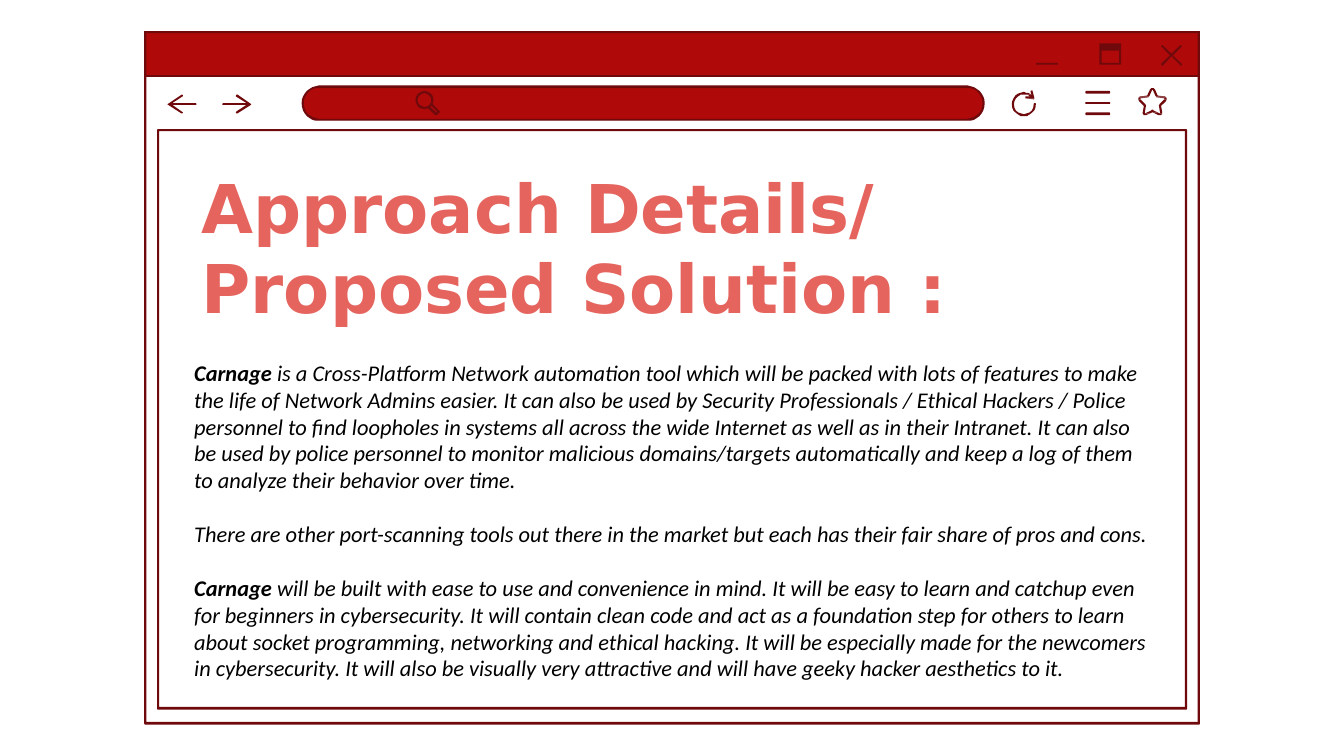
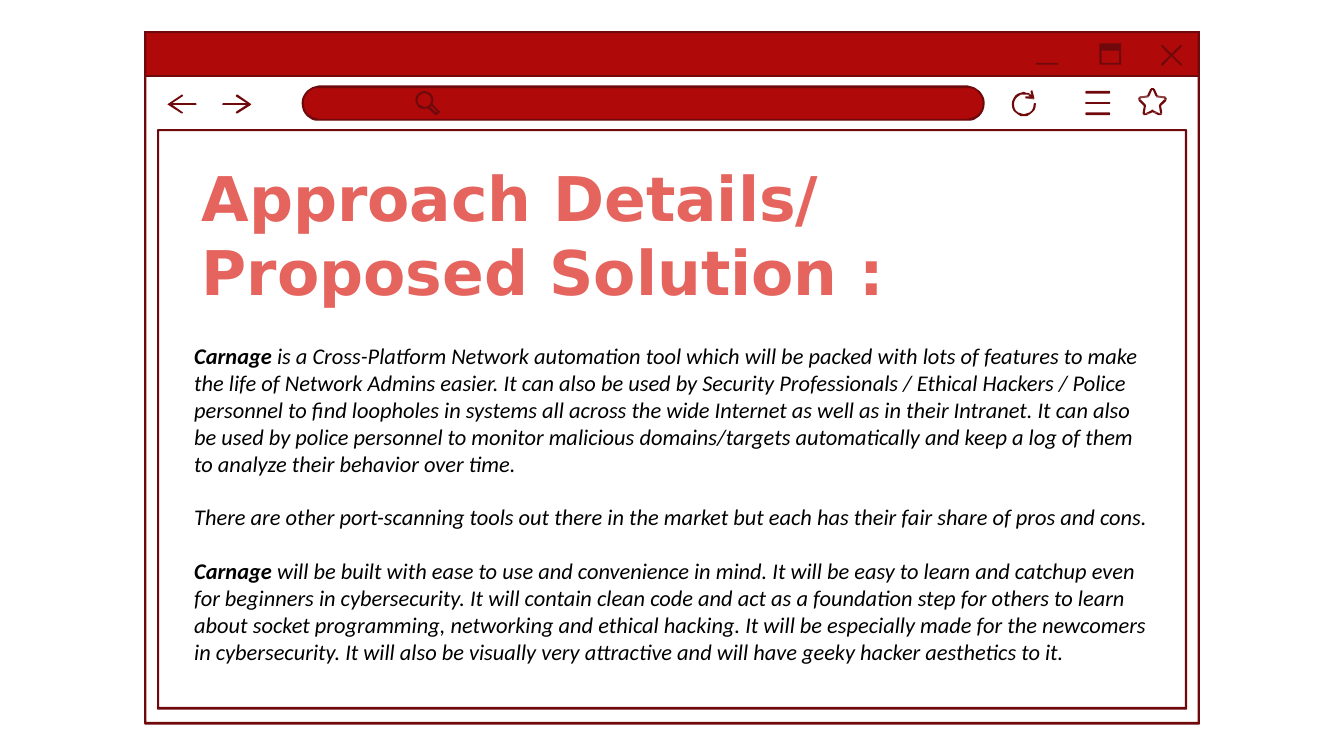
Before and after one commit to 7Ragnarok7/Carnage, a slide deck: slide 3 of Carnage.pptx. Drawn at 1344x756 pixels with LibreOffice and Linux fonts; fonts in the diff are those of the drawing; background and template pictures are left out. Boxes give left, top, right and bottom in pixels: in the first picture for what was removed or moved away, otherwise in the second. Text is boxed around its words. In the diff, an @@ line names an element or a change of style, - is before the commit and + after.

Commit message:
Update PPT details

```diff
--- a/Carnage.pptx
+++ b/Carnage.pptx
@@ title "Approach Details/ Proposed Solution :" at bbox=[202, 174, 838, 308]: size 72 to 66 pt @@
@@ text "Carnage is a Cross-Platform Network ...": place and size @@
-text "Carnage is a Cross-Platform Network ..." at bbox=[194, 365, 1146, 680]
+text "Carnage is a Cross-Platform Network ..." at bbox=[194, 348, 1146, 664]
```
Also in this commit, not shown: 6 other slides changed, 2 slides added, 1 slide removed.
